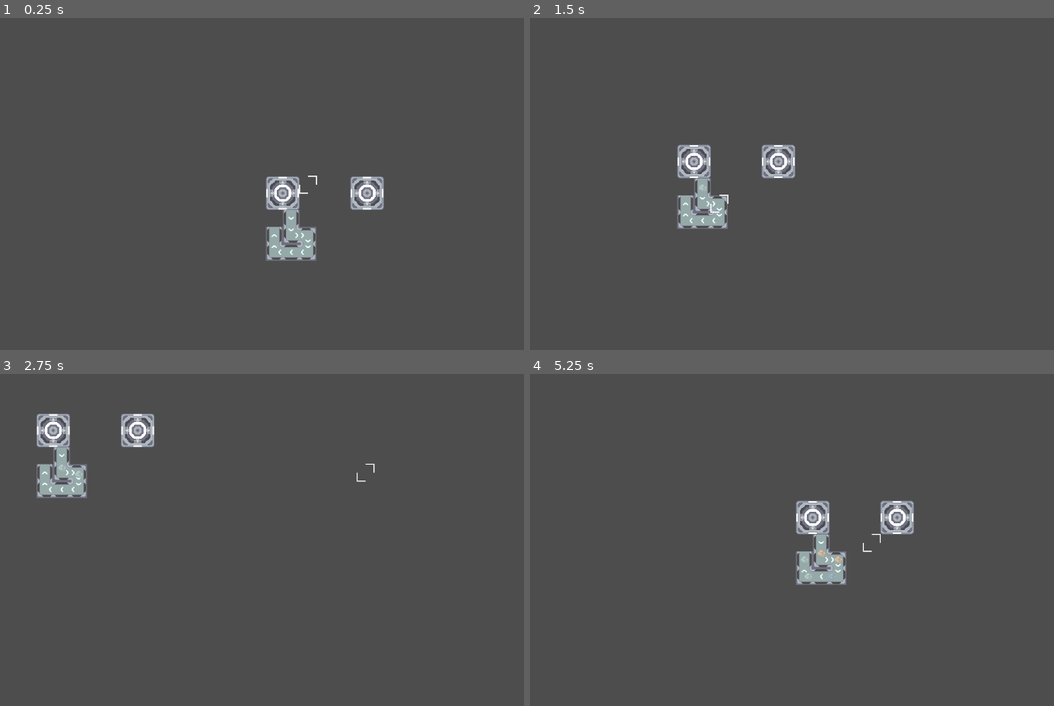
Above: before the commit, frames 1-4 (two rows, left to right).
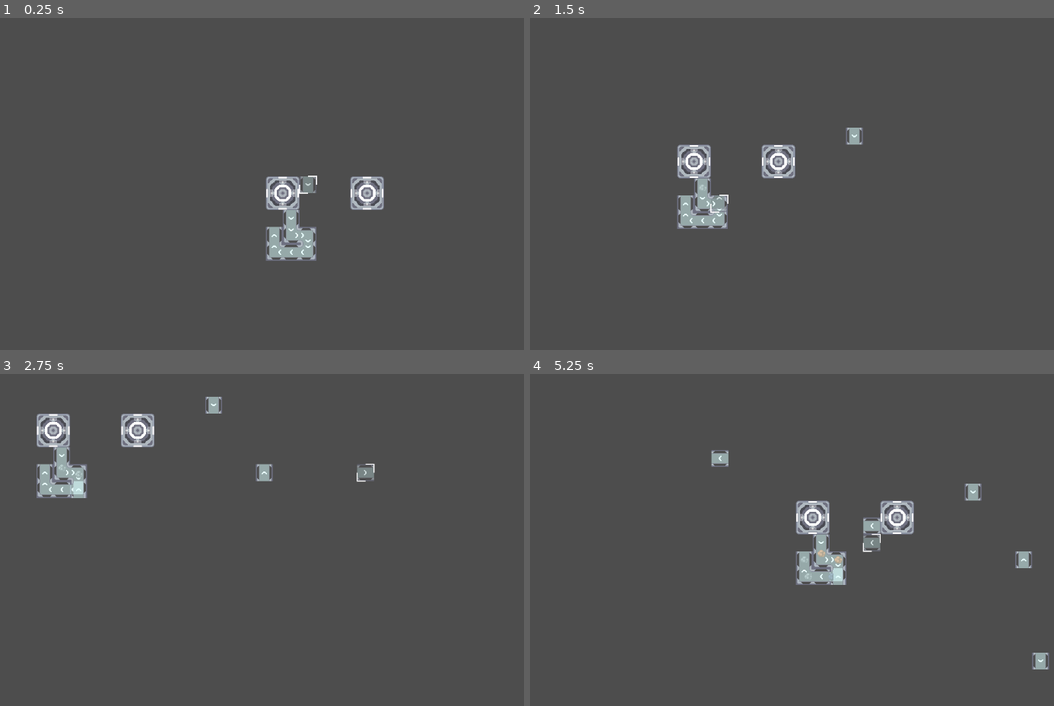
Above: after the commit, the same moments.

Repository: CesarGabriel26/Space-Factory
Game: Godot game, scene res://src/scenes/main.tscn
Two runs of this game, one before a commit and one after it. Both use one fixed random seed, a clock stepped at 60 frames per second and the inputs below.
Inputs (mouse positions are in pixels of both pictures, inside the frame that each line leads up to):
- Up to frame 1 (0.25 s): no input
- Up to frame 2 (1.5 s): tap Enter at 0.5 s; move the mouse to (964, 170) at 0.52 s; hold D (right) 0.53-1.28 s; click (964, 170) at 0.6 s; tap R (rotate) at 0.8, 1.35 s; move the mouse to (713, 207) at 1.27 s; hold S (down) from 1.28 s (still down)
- Up to frame 3 (2.75 s): click (183, 563) at 1.55 s; move the mouse to (366, 470) at 2.02 s; release S (down) at 2.03 s; hold D (right) from 2.03 s (still down); click (366, 470) at 2.1 s; tap R (rotate) at 2.3 s
- Up to frame 4 (5.25 s): move the mouse to (802, 613) at 2.77 s; release D (right) at 2.78 s; hold W (up) 2.78-3.53 s; tap R (rotate) at 2.85, 3.8 s; click (802, 613) at 3.05 s; move the mouse to (1017, 596) at 3.52 s; hold Mouse wheel down (scroll down) 3.53-4.28 s; hold A (left) 3.53-5.03 s; move the mouse to (650, 493) at 4.27 s; tap Mouse wheel up (scroll up) at 4.35 s; click (650, 493) at 4.55 s; move the mouse to (865, 543) at 5.02 s; hold S (down) from 5.03 s (still down); click (865, 543) at 5.1 s

The runs differ from the first frame. In frame 1, 0.1% of the frame differs, in the area x 57-61%, y 47-53%; in frame 2, 0.2%; in frame 3, 0.5%; in frame 4, 0.9%, in the area x 34-99%, y 22-89%.

Commit message:
feat: building tool 26/08/2024 - 13:52

Diff:
--- a/src/scenes/machines/item_box.tscn
+++ b/src/scenes/machines/item_box.tscn
@@ -1,20 +1,10 @@
-[gd_scene load_steps=4 format=3 uid="uid://cl01xipxdtjwo"]
+[gd_scene load_steps=3 format=3 uid="uid://cl01xipxdtjwo"]
 
 [ext_resource type="Texture2D" uid="uid://cl66ilvly3rvl" path="res://src/img/items/minerio_de_cobre.png" id="1_np3wa"]
 [ext_resource type="Script" path="res://src/scripts/machines/item_box.gd" id="1_q2r5w"]
 
-[sub_resource type="RectangleShape2D" id="RectangleShape2D_rb8rm"]
-size = Vector2(16, 16)
-
-[node name="item_box" type="RigidBody2D"]
-collision_layer = 8
-collision_mask = 0
-mass = 0.01
-gravity_scale = 0.0
+[node name="item_box" type="Node2D"]
 script = ExtResource("1_q2r5w")
 
 [node name="img" type="Sprite2D" parent="."]
 texture = ExtResource("1_np3wa")
-
-[node name="CollisionShape2D" type="CollisionShape2D" parent="."]
-shape = SubResource("RectangleShape2D_rb8rm")
--- a/src/scenes/machines/vacuum_tube.tscn
+++ b/src/scenes/machines/vacuum_tube.tscn
@@ -17,12 +17,13 @@
 collision_layer = 4
 collision_mask = 4
 script = ExtResource("1_q1uhw")
+IsAutotile = true
+MonoOutput = true
 colisionShape = NodePath("CollisionShape2D")
 MaxStack = 1
 inventory_node = NodePath("inventory/inv_grid")
 MouseDetectionPanel = NodePath("Panel")
 ItemOutputsNode = NodePath("Outputs")
-MonoOutput = true
 
 [node name="model" type="Node2D" parent="."]
 
@@ -34,7 +35,7 @@
 [node name="layer0" type="Sprite2D" parent="model"]
 texture = ExtResource("2_orojc")
 region_enabled = true
-region_rect = Rect2(64, 32, 32, 32)
+region_rect = Rect2(128, 32, 32, 32)
 
 [node name="layer1" type="Sprite2D" parent="model"]
 z_index = 1
@@ -111,5 +112,3 @@
 target_position = Vector2(0, 16)
 collision_mask = 4
 hit_from_inside = true
-
-[connection signal="body_entered" from="item_detector" to="." method="_on_item_detector_body_entered"]
--- a/src/scenes/tools/builder.tscn
+++ b/src/scenes/tools/builder.tscn
@@ -1,10 +1,13 @@
-[gd_scene load_steps=2 format=3 uid="uid://c72xg72t3q372"]
+[gd_scene load_steps=3 format=3 uid="uid://c72xg72t3q372"]
+
+[ext_resource type="Script" path="res://src/scripts/Tools/builder.gd" id="1_jwtis"]
 
 [sub_resource type="RectangleShape2D" id="RectangleShape2D_b7f3c"]
 size = Vector2(30, 30)
 
 [node name="builder" type="Node2D"]
 z_index = 2
+script = ExtResource("1_jwtis")
 
 [node name="Polygon2D" type="Polygon2D" parent="."]
 visible = false
--- a/src/scripts/BaseScripts/BaseMachine.gd
+++ b/src/scripts/BaseScripts/BaseMachine.gd
@@ -1,9 +1,17 @@
 extends StaticBody2D
 class_name BaseMachine
 
+enum types {
+	Starter = 0,
+	Reciver
+}
+
 @export_category("properties")
 @export var Machine : String = ""
+@export var Type : types = types.Reciver
 @export var out_direction : Vector2 = Vector2.DOWN
+@export var IsAutotile : bool = false
+@export var MonoOutput : bool = false
 
 @export_subgroup("nodes")
 @export var colisionShape : CollisionShape2D = null
@@ -18,7 +26,6 @@
 @export_category("inputs / outputs")
 @export var MouseDetectionPanel : Panel = null
 @export var ItemOutputsNode : Node2D = null
-@export var MonoOutput : bool = false
 
 @onready var item_box = preload("res://src/scenes/machines/item_box.tscn")
 
@@ -36,8 +43,10 @@
 
 var currentTime = 0
 var expectingItem = false
+var preview = false
 
 func _setup():
+	if preview : return
 	show_hide_inv(false)
 	if MouseDetectionPanel:
 		MouseDetectionPanel.connect("mouse_entered", show_hide_inv.bind(true))
@@ -54,11 +63,22 @@
 			Vector2.RIGHT:
 				ItemOutputsNode.rotation_degrees = -90
 
+func set_as_preview():
+	colisionShape.disabled = true
+	preview = true
+
+	var marcadores = ItemOutputsNode.get_children()
+	for marcador : Marker2D in marcadores:
+		var rays = marcador.get_children()
+		for ray : RayCast2D in rays:
+			ray.enabled = false
+
 func show_hide_inv(show : bool):
 	if inventory_node:
 		inventory_node.visible = show
 
 func update_tick():
+	if preview : return
 	update()
 	if currentTime >= (data["delay"] * 10):
 		currentTime = 0
@@ -68,6 +88,7 @@
 	#print(int(currentTime / 10))
 
 func update():
+	if preview : return
 	check_and_load_inv_ui()
 
 	if ItemOutputsNode:
@@ -161,7 +182,9 @@
 
 					var item : ItemBox = item_box.instantiate()
 					item._load_item(item_to_move)
+
 					MainGlobal.Items_Noode.add_child(item)
+
 					item.global_position = marcador.global_position
 					colider.InputSlot = item
 
--- a/src/scripts/Globals/MainGlobal.gd
+++ b/src/scripts/Globals/MainGlobal.gd
@@ -20,7 +20,7 @@
 var map_tiles = {}
 
 var Building = "vacuum_tube"
-var BuildingMode = false
+var BuildingMode = true
 var Builds_Node = null
 var Items_Noode = null
 
--- /dev/null
+++ b/src/scripts/Tools/builder.gd
@@ -0,0 +1,61 @@
+extends Node2D
+
+@onready var polygon_2d: Polygon2D = $Polygon2D
+@onready var model: Node2D = $model
+
+var current_rotation = 0
+var tileMap : TileMap = null
+
+func _ready() -> void:
+	_load_building()
+	pass
+
+func _process(delta: float) -> void:
+	if MainGlobal.BuildingMode:
+		rotate_()
+		build()
+	pass
+
+func build():
+	if Input.is_action_just_pressed("left click"):
+		var pos = tileMap.map_to_local(tileMap.local_to_map(global_position))
+
+		var prop = load("res://src/scenes/machines/%s.tscn" % MainGlobal.Building)
+		prop = prop.instantiate()
+		prop.global_position = pos
+		prop.out_direction = rotation_to_out_direction()
+		MainGlobal.Builds_Node.add_child(prop)
+
+func rotate_():
+	if Input.is_action_just_pressed("rotate"):
+		current_rotation += 90
+
+		if current_rotation > 180:
+			current_rotation = -90
+
+		_load_building()
+
+func rotation_to_out_direction():
+	match current_rotation:
+		0:
+			return Vector2.DOWN
+		90:
+			return Vector2.LEFT
+		180:
+			return Vector2.UP
+		-90:
+			return Vector2.RIGHT
+
+func _load_building():
+	if model.get_child_count() > 0:
+		model.get_child(0).queue_free()
+
+	var prop = load("res://src/scenes/machines/%s.tscn" % MainGlobal.Building)
+	prop = prop.instantiate()
+	prop.set_as_preview()
+	prop.out_direction = rotation_to_out_direction()
+	if prop.IsAutotile:
+		prop.check_autotile_detectors()
+
+	model.add_child(prop)
+	pass
--- a/src/scripts/machines/item_box.gd
+++ b/src/scripts/machines/item_box.gd
@@ -1,4 +1,4 @@
-extends RigidBody2D
+extends Node2D
 class_name ItemBox
 
 
--- a/src/scripts/machines/vacuum_tube.gd
+++ b/src/scripts/machines/vacuum_tube.gd
@@ -8,7 +8,7 @@
 
 	_setup()
 	await get_tree().create_timer(.01).timeout
-	check_utotile_detectors()
+	check_autotile_detectors()
 	pass # Replace with function body.
 
 func _process(delta):
@@ -20,17 +20,12 @@
 		$Item.texture = null
 
 	if MainGlobal.BuildingMode:
-		check_utotile_detectors()
+		check_autotile_detectors()
 
 	pass
 
 func tick():
 	pass
-
-func _on_item_detector_body_entered(body):
-	#add_item_to_inventory(body.item_name, 1)
-	#body.queue_free()
-	pass # Replace with function body.
 
 # Auto tile
 
@@ -42,13 +37,14 @@
 		var detector = detectors[i]
 		var colider = detector.get_collider()
 
-		values_to_return[i] = (detector.is_colliding() and (colider.global_position + (colider.out_direction * 32)) == global_position)
+		if colider:
+			var colider_props = (colider.global_position + (colider.out_direction * 32) == global_position) or colider.Type == types.Starter
+			values_to_return[i] = (detector.is_colliding() and colider_props)
 
 	return values_to_return
 
-func check_utotile_detectors():
-	for i : RayCast2D in $center.get_children():
-		i.enabled = true
+func check_autotile_detectors():
+
 
 	var detectors = check_target_tile_position()
 
@@ -62,16 +58,21 @@
 		Vector2.RIGHT:
 			detectors[3] = false
 
+	if name == "@StaticBody2D@23":
+		print(detectors)
+
 	$model/layer0.region_rect = auto_tile(Vector2(32,32), detectors, out_direction)
 	$model/layer1.region_rect = $model/layer0.region_rect
 
-	for i : RayCast2D in $center.get_children():
-		i.enabled = false
+	#for i : RayCast2D in $center.get_children():
+	#	i.enabled = false
 
 func auto_tile(size : Vector2 = Vector2(32,32), ray_casts : Array = [false, false, false, false], out_dir : Vector2 = Vector2.DOWN):
 	const rects = {
 		Vector2.DOWN : {
 			#DOWN | LEFT | UP   | RIGHT
+			[false, false, false, false] : Vector2(2, 1), # Nada Colide, estado inicial
+
 			[false, false, true, false] : Vector2(2, 1), # Cima_para_Baixo
 			[false, false, false, true] : Vector2(3, 2), # Direita_para_Baixo
 			[false, true, false, false] : Vector2(2, 0), # Esquerda_para_Baixo
@@ -83,6 +84,8 @@
 		},
 		Vector2.LEFT : {
 			#DOWN | LEFT | UP   | RIGHT
+			[false, false, false, false] : Vector2(1, 2),  # Nada Colide, estado inicial
+
 			[false, false, false, true] : Vector2(1, 2), # Direita_para_esquerda
 			[false, false, true, false] : Vector2(2, 2), # Cima_para_esquerda
 			[true, false, false, false] : Vector2(4, 2), # Baixo_para_esquerda
@@ -94,17 +97,21 @@
 		},
 		Vector2.UP : {
 			#DOWN | LEFT | UP   | RIGHT
+			[false, false, false, false] : Vector2(0, 1), # Nada Colide, estado inicial
+
 			[true, false, false, false] : Vector2(0, 1), # Baixo_Para_cima
 			[false, false, false, true] : Vector2(0, 2), # Esquerda_Para_cima
 			[false, true, false, false] : Vector2(4, 3), # Direita_Para_cima
 
-			[true, false, false, true] : Vector2(4, 1), # Baixo_Direita_Para_cima
-			[true, true, false, false] : Vector2(5, 3), # Baixo_Esquerda_Para_cima
+			[true, true, false, false] : Vector2(4, 1), # Baixo_Direita_Para_cima
+			[true, false, false, true] : Vector2(5, 3), # Baixo_Esquerda_Para_cima
 
 			[true, true, false, true] : Vector2(0, 1) # Baixo_Direita_Esquerda_Para_cima
 		},
 		Vector2.RIGHT : {
 			#DOWN | LEFT | UP   | RIGHT
+			[false, false, false, false] : Vector2(1, 0), # Nada Colide, estado inicial
+
 			[false, true, false, false] : Vector2(1, 0), # Esquerda_para_direita
 			[true, false, false, false] : Vector2(0, 0), # Baixo_para_direita
 			[false, false, true, false] : Vector2(3, 3), # Cima_para_direita
--- a/src/scripts/main.gd
+++ b/src/scripts/main.gd
@@ -11,5 +11,5 @@
 
 func _process(delta):
 	Builder.global_position = Tile_Map.map_to_local(Tile_Map.local_to_map(get_global_mouse_position()))
-	#Builder.tilemap = Tile_Map
+	Builder.tileMap = Tile_Map
 	pass
